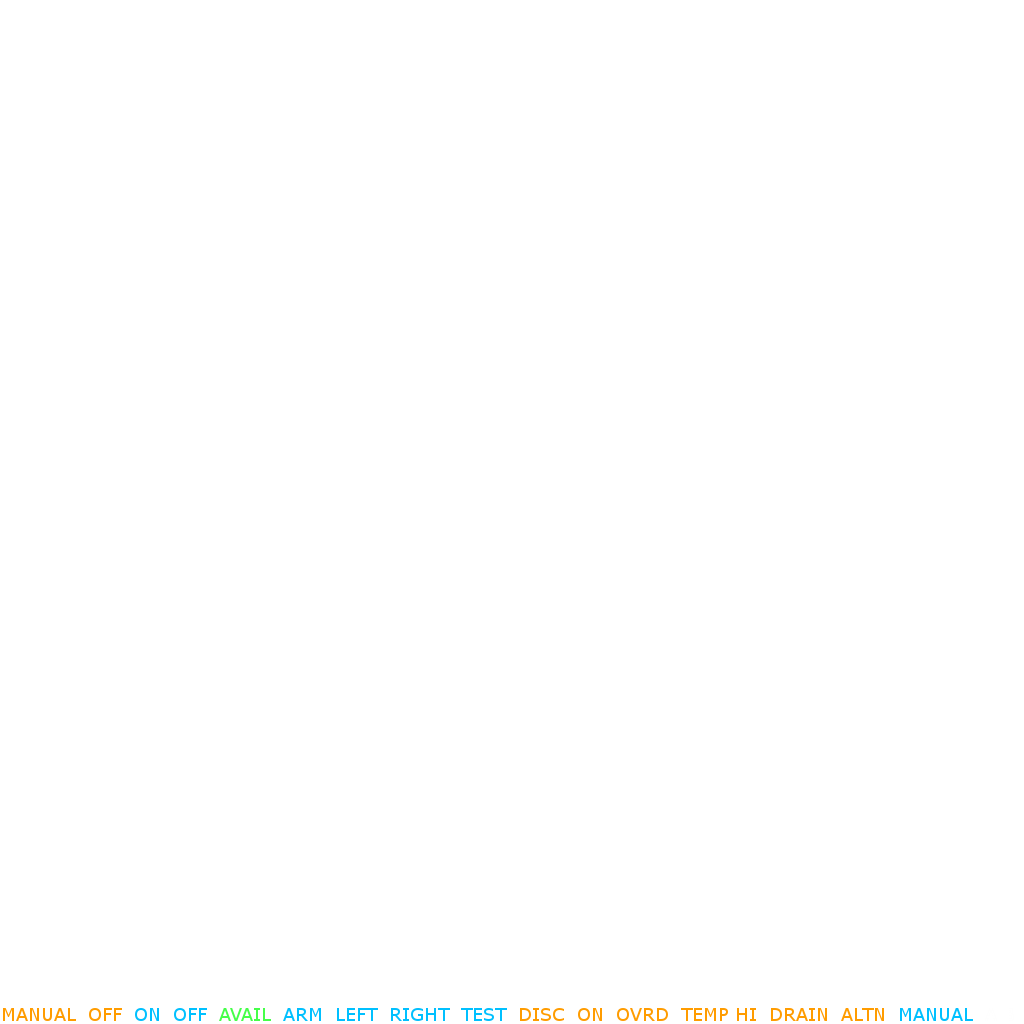
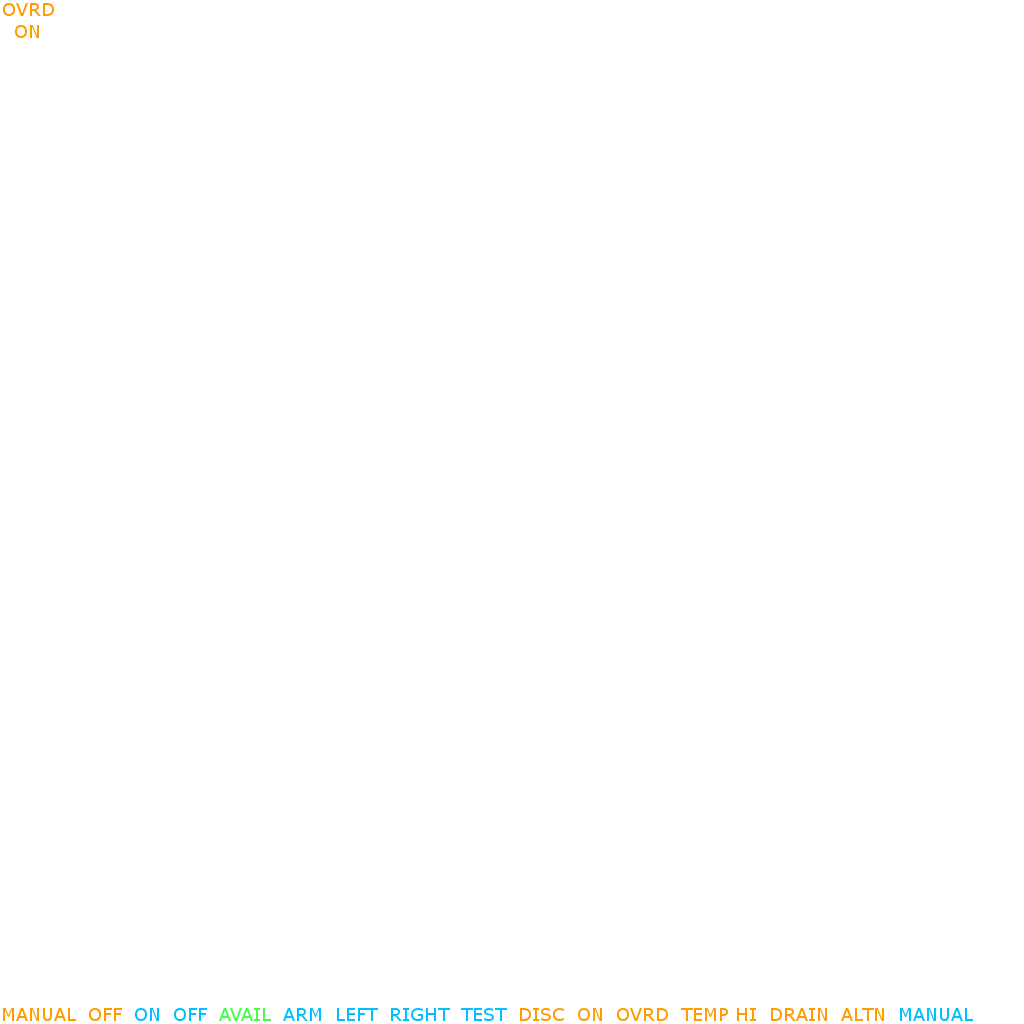
Comparing the layer stacks of the two (1024, 1024) images. Changes:
added layer "OVRD ..." above "MANUAL OFF ON OFF AVAIL A..." over (3, 3, 54, 38)
